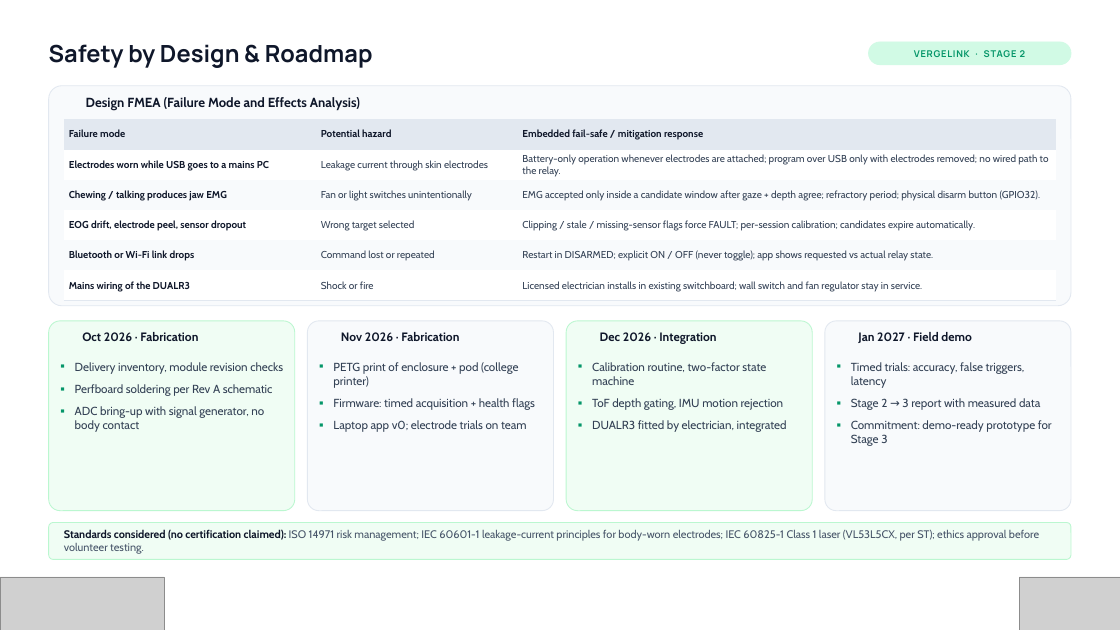
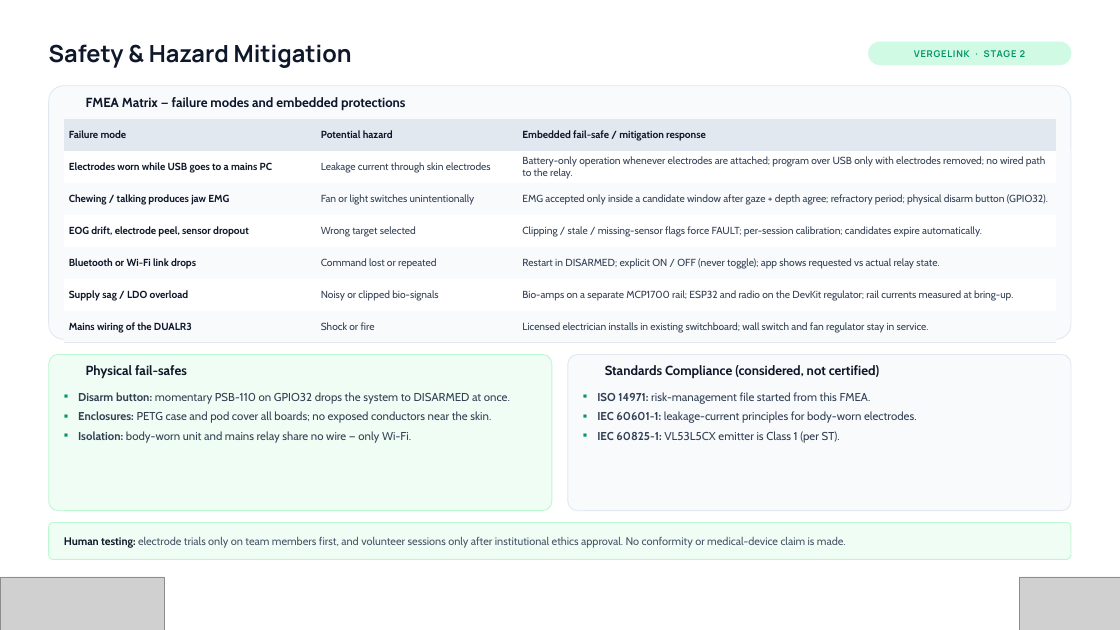
Before and after one commit to amalnathkp13-boop/vergelink, a slide deck: slide 8 of presentation/VergeLink_Vishwakarma_Stage2.pptx. Drawn at 1120x630 pixels with LibreOffice and Linux fonts; fonts in the diff are those of the drawing; grey boxes stand for pictures; background and template pictures are left out. Boxes give left, top, right and bottom in pixels: in the first picture for what was removed or moved away, otherwise in the second. Text is boxed around its words. In the diff, an @@ line names an element or a change of style, - is before the commit and + after.

Commit message:
Deck: separate Safety, Roadmap, Challenges and Solutions slides; add Image Sources slide (13 slides)

```diff
--- a/presentation/VergeLink_Vishwakarma_Stage2.pptx
+++ b/presentation/VergeLink_Vishwakarma_Stage2.pptx
@@ text at <box>49,44,352,68</box>: text changed @@
-Safety by Design & Roadmap
+Safety & Hazard Mitigation
@@ rounded rectangle: place and size @@
-rounded rectangle at <box>49,86,1071,306</box>
+rounded rectangle at <box>49,86,1071,339</box>
@@ table at <box>64,119,1056,343</box> @@
+row 6: Supply sag / LDO overload | Noisy or clipped bio-signals | Bio-amps on a separate MCP1700 rail; ESP32 and radio on the DevKit regulator; rail currents measured at bring-up.
@@ text at <box>86,97,405,110</box>: text changed @@
-Design FMEA (Failure Mode and Effects Analysis)
+FMEA Matrix — failure modes and embedded protections
@@ rounded rectangle removed at <box>566,321,812,511</box> @@
@@ rounded rectangle removed at <box>825,321,1071,511</box> @@
@@ rounded rectangle: place and size @@
-rounded rectangle at <box>49,321,295,511</box>
+rounded rectangle at <box>49,355,552,511</box>
@@ text removed at <box>82,332,198,341</box> @@
-Oct 2026 · Fabrication
@@ text removed at <box>341,332,459,341</box> @@
-Nov 2026 · Fabrication
@@ rounded rectangle: place and size @@
-rounded rectangle at <box>308,321,554,511</box>
+rounded rectangle at <box>568,355,1071,511</box>
@@ text removed at <box>600,332,716,344</box> @@
-Dec 2026 · Integration
@@ text removed at <box>858,332,972,343</box> @@
-Jan 2027 · Field demo
@@ text added at <box>86,365,187,379</box>, 11.2 pt, text #0F172A, bold @@
+Physical fail-safes
@@ text removed at <box>333,362,535,432</box> @@
-▪ PETG print of enclosure + pod (college printer)
-▪ Firmware: timed acquisition + health flags
-▪ Laptop app v0; electrode trials on team
@@ text removed at <box>592,362,787,432</box> @@
-▪ Calibration routine, two-factor state machine
-▪ ToF depth gating, IMU motion rejection
-▪ DUALR3 fitted by electrician, integrated
@@ text added at <box>605,365,879,378</box>, 11.2 pt, text #0F172A, bold @@
+Standards Compliance (considered, not certified)
@@ text removed at <box>851,362,1052,446</box> @@
-▪ Timed trials: accuracy, false triggers, latency
-▪ Stage 2 → 3 report with measured data
-▪ Commitment: demo-ready prototype for Stage 3
@@ text at <box>78,392,510,443</box>: text changed; size 10 to 9.8 pt @@
-▪ Delivery inventory, module revision checks
-▪ Perfboard soldering per Rev A schematic
-▪ ADC bring-up with signal generator, no body contact
+▪ Disarm button: momentary PSB-110 on GPIO32 drops the system to DISARMED at once.
+▪ Enclosures: PETG case and pod cover all boards; no exposed conductors near the skin.
+▪ Isolation: body-worn unit and mains relay share no wire — only Wi-Fi.
@@ text "ISO 14971: risk-management file started ..." at <box>597,392,917,443</box>: vertical alignment middle to top @@
@@ text at <box>597,392,917,443</box>: text changed; size 9.4 to 9.8 pt; text colour #475569 to #334155 @@
-Standards considered (no certification claimed): ISO 14971 risk management; IEC 60601-1 leakage-current principles for body-worn electrodes; IEC 60825-1 Class 1 laser (VL53L5CX, per ST); ethics approval before volunteer testing.
+▪ ISO 14971: risk-management file started from this FMEA.
+▪ IEC 60601-1: leakage-current principles for body-worn electrodes.
+▪ IEC 60825-1: VL53L5CX emitter is Class 1 (per ST).
@@ text added at <box>64,537,846,548</box>, 9.4 pt, text #475569 @@
+Human testing: electrode trials only on team members first, and volunteer sessions only after institutional ethics approval. No conformity or medical-device claim is made.
```
Also in this commit, not shown: 2 other slides changed, 3 slides added, 1 other file.
